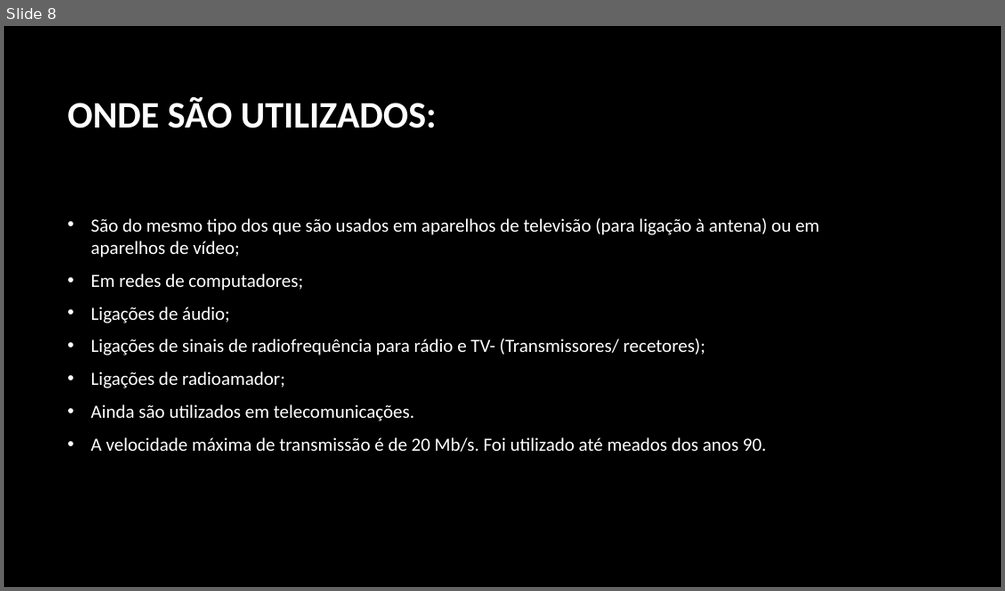
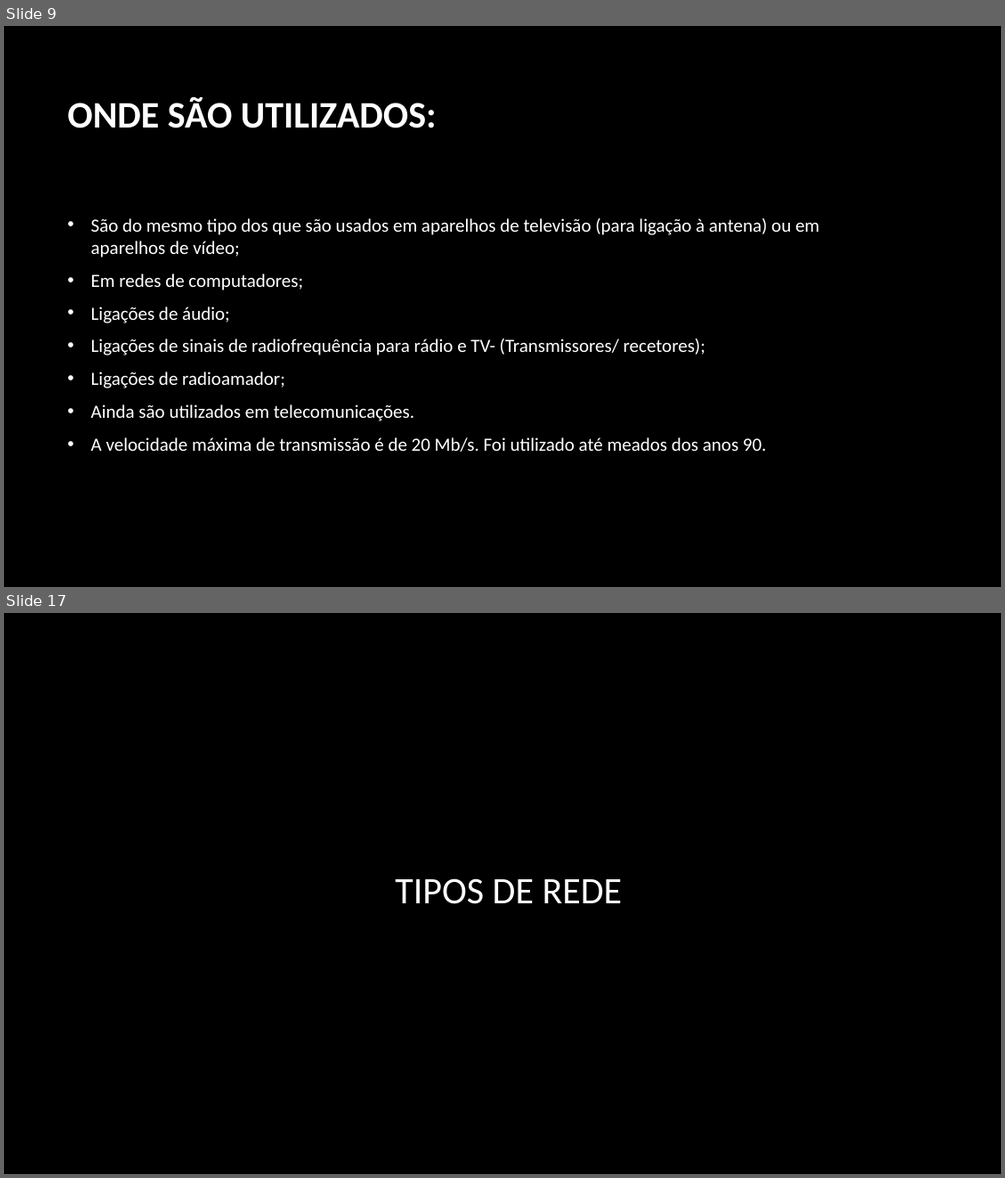
Before and after one commit to RosaFernandes/RosaFernandes, a slide deck: Trabalho pratico.pptx. Shown one above the other, each under a label of ours: slide 8 before the commit, slides 9 and 17 after it; the slides between them are not shown. The pictures are 1005x591 and 1005x1178 pixels, drawn with LibreOffice and Linux fonts; fonts in the diff are those of the drawing; background and template pictures are left out. Boxes give left, top, right and bottom in pixels: in the first picture for what was removed or moved away, otherwise in the second. Text is boxed around its words. In the diff, an @@ line names an element or a change of style, - is before the commit and + after.

```diff
--- a/Trabalho pratico.pptx
+++ b/Trabalho pratico.pptx
@@ slide 17 added at (x1=4, y1=613, x2=1001, y2=1174), background picture (left out) @@
@@ title added at (x1=395, y1=878, x2=623, y2=904), 36 pt, text #FFFFFF @@
+TIPOS DE REDE
@@ what was slide 8 is now slide 9 @@
```
Also in this commit, not shown: 3 slides changed, 14 other slides added, 1 other file.
